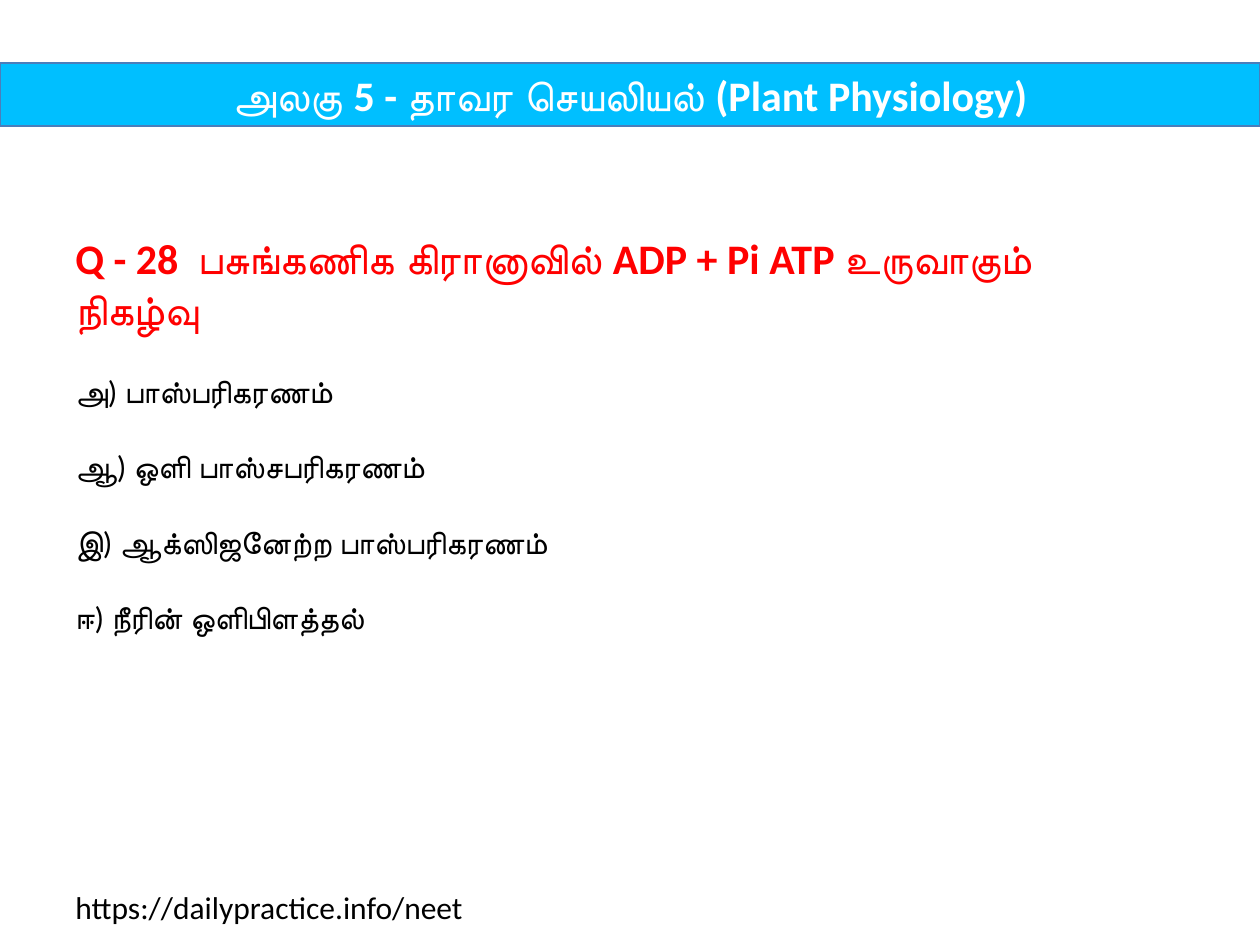
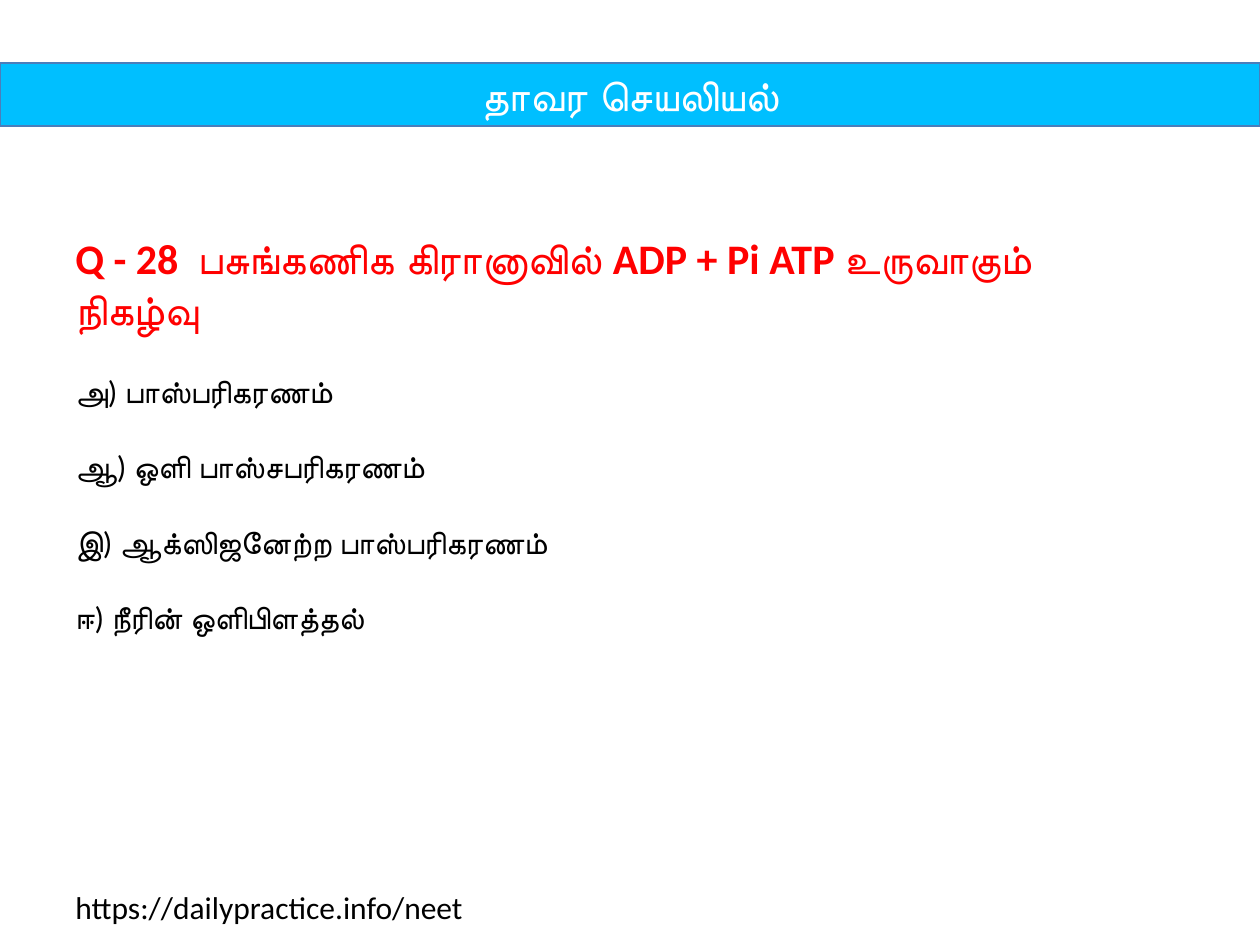
Before and after one commit to tvmani/tvmani.github.io, a slide deck: slide 55 of neet/tamil_biology/files/unit_05_plant_physiology.pptx. Drawn at 1260x945 pixels with LibreOffice and Linux fonts; fonts in the diff are those of the drawing. Boxes give left, top, right and bottom in pixels: in the first picture for what was removed or moved away, otherwise in the second. Text is boxed around its words. In the diff, an @@ line names an element or a change of style, - is before the commit and + after.

```diff
--- a/neet/tamil_biology/files/unit_05_plant_physiology.pptx
+++ b/neet/tamil_biology/files/unit_05_plant_physiology.pptx
@@ text in rectangle at [481,81,775,121]: text changed @@
-அலகு 5 - தாவர செயலியல் (Plant Physiology)
+தாவர செயலியல்
```
Also in this commit, not shown: 123 other slides changed, 1 other file.
